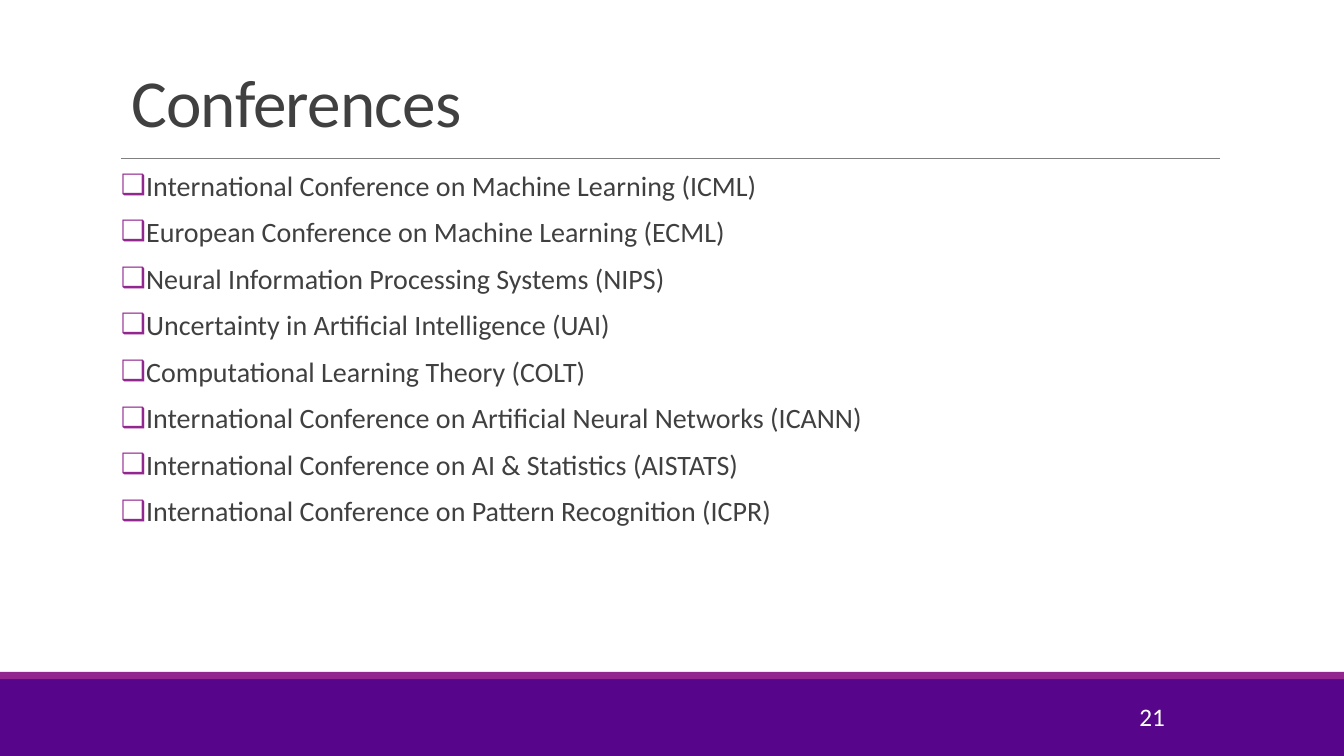
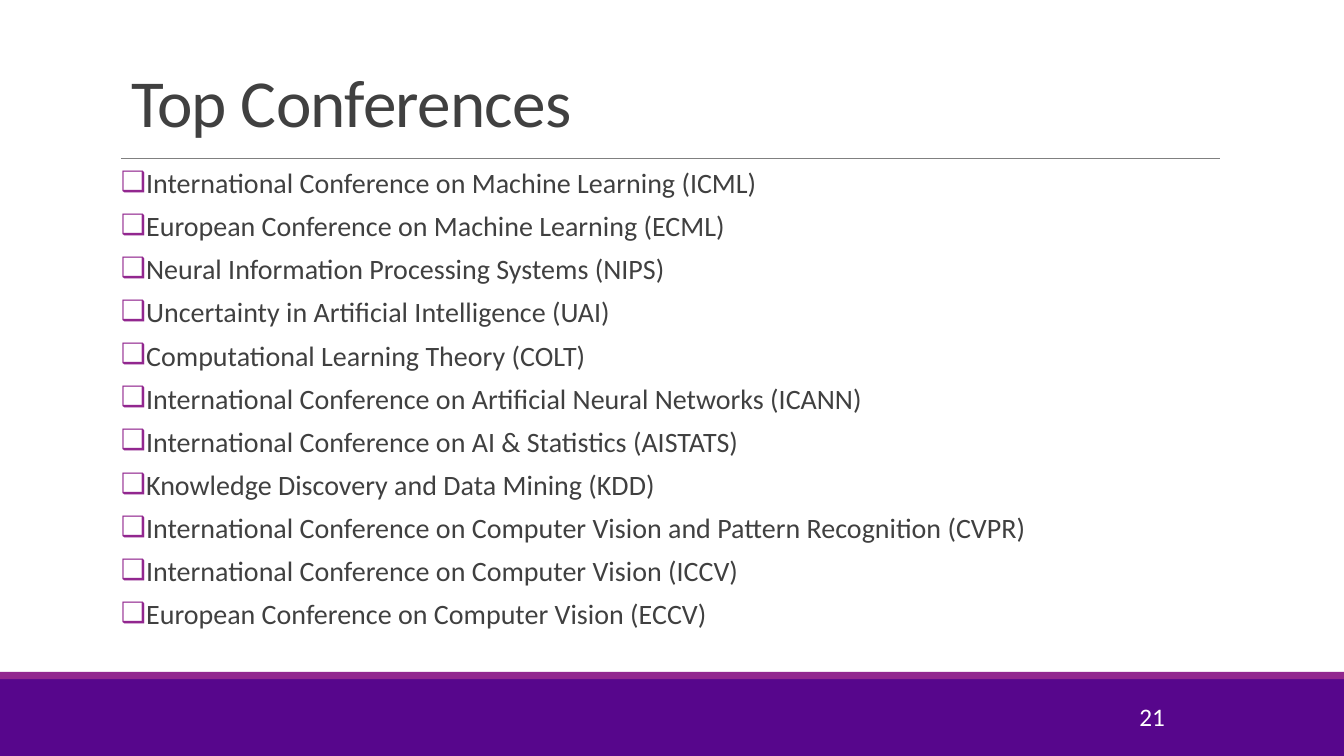
Before and after one commit to joshzzl/introml, a slide deck: slide 21 of lectures/Lect01_IntroML.pptx. Drawn at 1344x756 pixels with LibreOffice and Linux fonts; fonts in the diff are those of the drawing; background and template pictures are left out. Boxes give left, top, right and bottom in pixels: in the first picture for what was removed or moved away, otherwise in the second. Text is boxed around its words. In the diff, an @@ line names an element or a change of style, - is before the commit and + after.

Commit message:
Modified the performance for MNIST as of 1/20/2018, and add some additional top conferences

```diff
--- a/lectures/Lect01_IntroML.pptx
+++ b/lectures/Lect01_IntroML.pptx
@@ title at [131,81,572,138]: text changed @@
-Conferences
+Top Conferences
@@ text at [146,172,861,456]: line spacing 0.8 to 0.7 @@
@@ text at [146,474,1025,629]: text changed @@
-❑ International Conference on Pattern Recognition (ICPR)
+❑ Knowledge Discovery and Data Mining (KDD)
+❑ International Conference on Computer Vision and Pattern Recognition (CVPR)
+❑ International Conference on Computer Vision (ICCV)
+❑ European Conference on Computer Vision (ECCV)
```
Also in this commit, not shown: 1 other slide changed.
